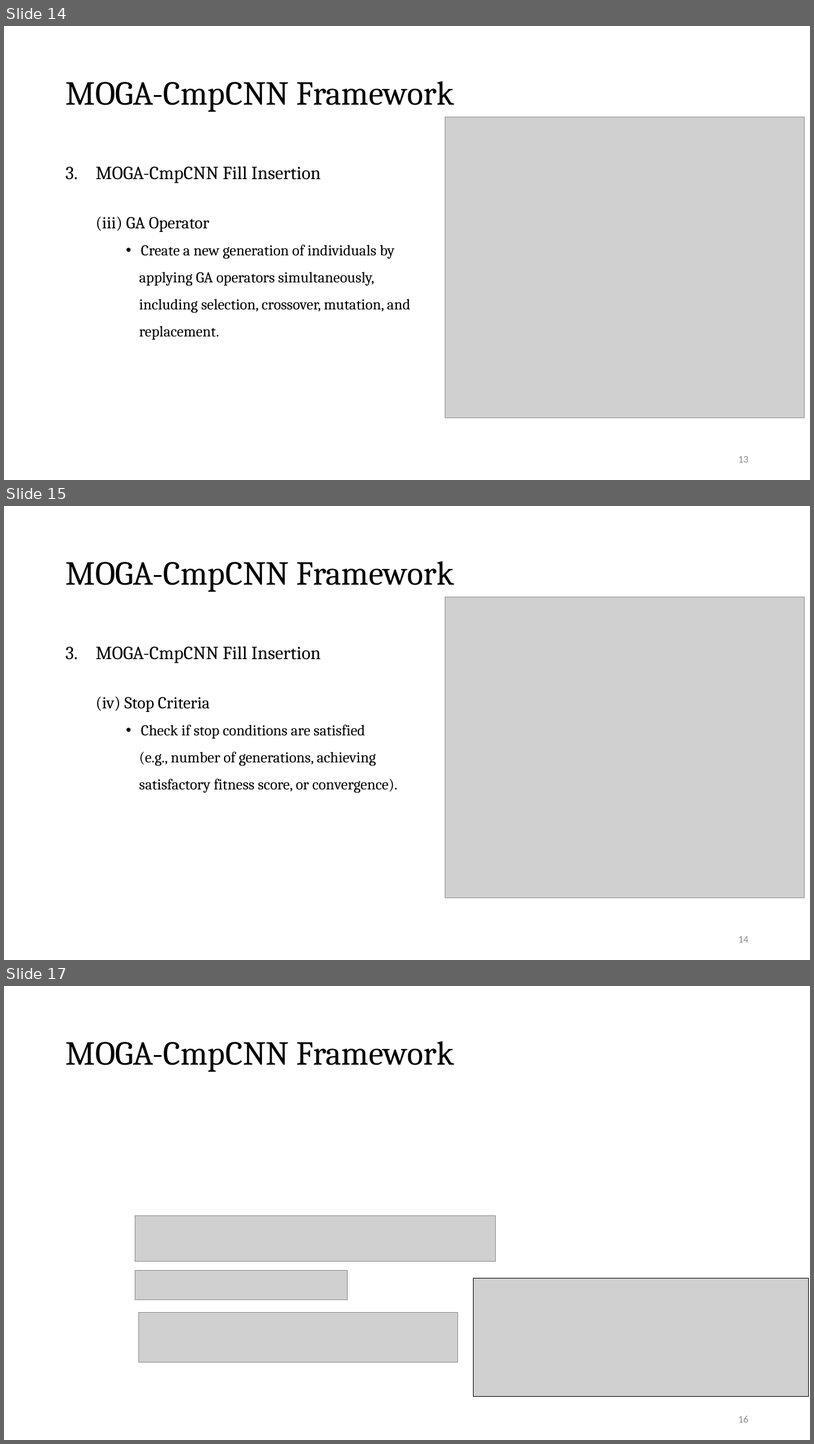
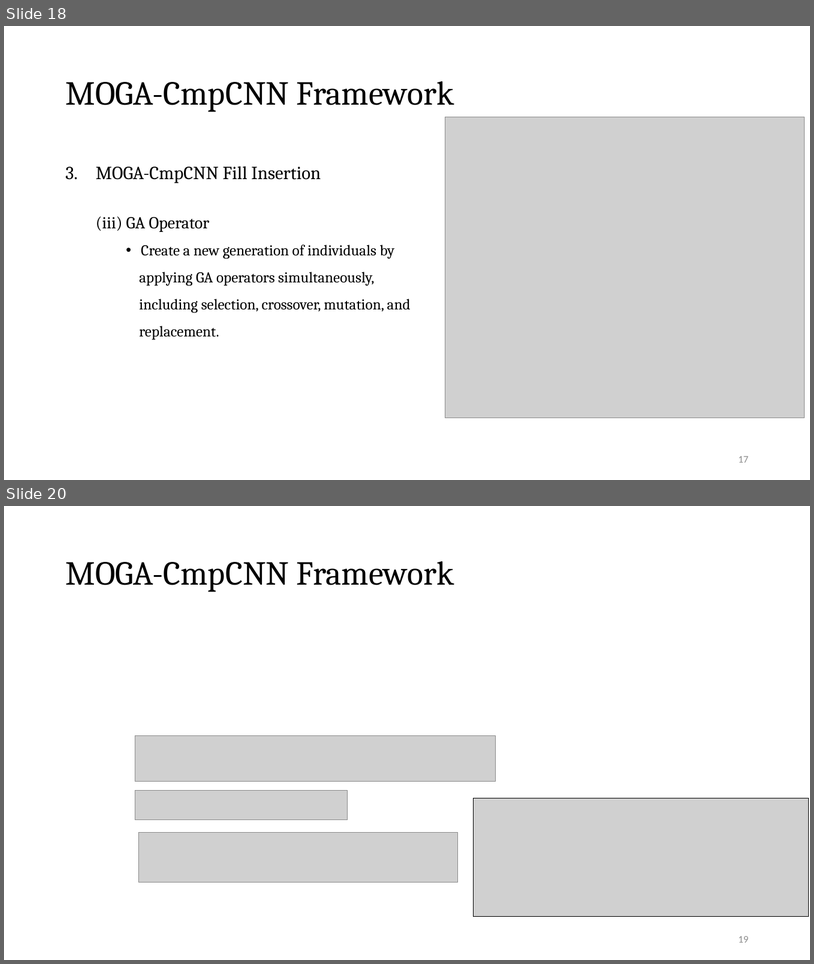
Before and after one commit to Pacific-Feng-Studuies/Studied-Papers, a slide deck: DAC2024/MOGA-CmpCNN/MOGA-CmpCNN A Multi-Objective Genetic Algorithm Intergrated with CmpCNN Model for CMP-Aware Metal Fill.pptx. Shown one above the other, each under a label of ours: slides 14, 15 and 17 before the commit, slides 18 and 20 after it; the slides between them are not shown. The pictures are 814x1444 and 814x964 pixels, drawn with LibreOffice and Linux fonts; fonts in the diff are those of the drawing; grey boxes stand for pictures. Boxes give left, top, right and bottom in pixels: in the first picture for what was removed or moved away, otherwise in the second. Text is boxed around its words. In the diff, an @@ line names an element or a change of style, - is before the commit and + after.

```diff
--- a/DAC2024/MOGA-CmpCNN/MOGA-CmpCNN A Multi-Objective Genetic Algorithm Intergrated with CmpCNN Model for CMP-Aware Metal Fill.pptx
+++ b/DAC2024/MOGA-CmpCNN/MOGA-CmpCNN A Multi-Objective Genetic Algorithm Intergrated with CmpCNN Model for CMP-Aware Metal Fill.pptx
@@ slide 15 removed at <box>4,506,810,960</box>, background #FFFFFF @@
@@ title removed at <box>65,561,455,592</box> @@
-MOGA-CmpCNN Framework
@@ picture removed at <box>445,597,804,897</box> @@
@@ text removed at <box>96,646,398,793</box> @@
-3. MOGA-CmpCNN Fill Insertion
-  (iv) Stop Criteria
-    • Check if stop conditions are satisfied
-    (e.g., number of generations, achieving
-    satisfactory fitness score, or convergence).
@@ page number removed at <box>738,936,749,942</box> @@
-14
@@ what was slide 14 is now slide 18 @@
@@ page number at <box>738,456,749,462</box>: text changed @@
-13
+17
@@ what was slide 17 is now slide 20 @@
@@ page number at <box>738,936,749,942</box>: text changed @@
-16
+19
```
Also in this commit, not shown: 6 slides changed, 5 slides added, 1 other file.
